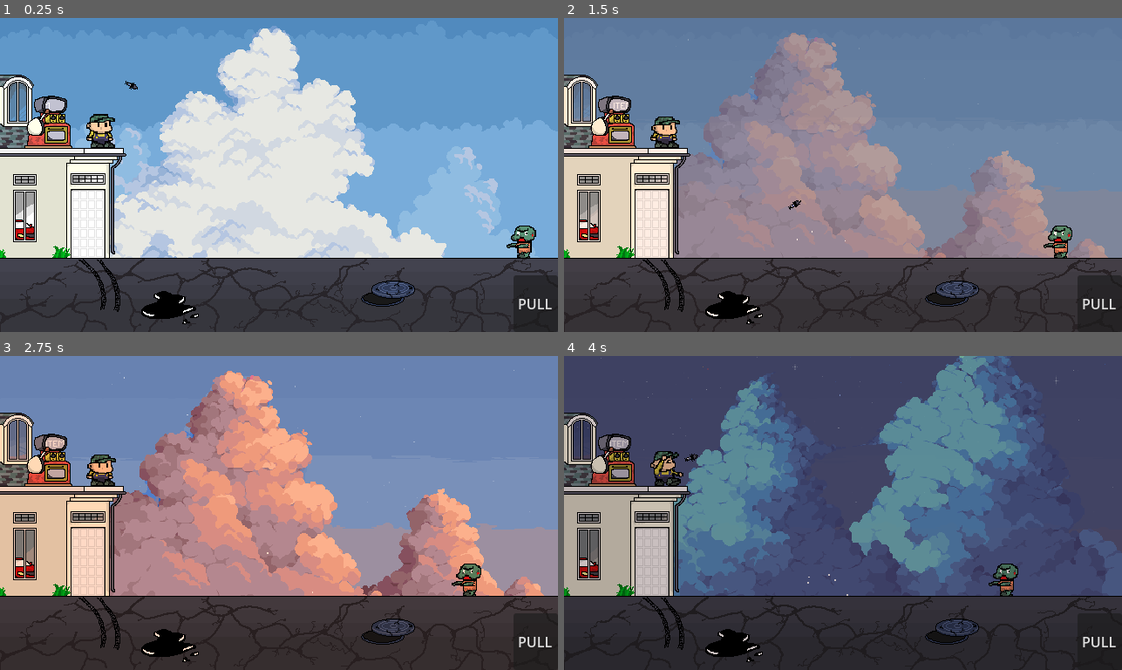
Above: before the commit, frames 1-4 (two rows, left to right).
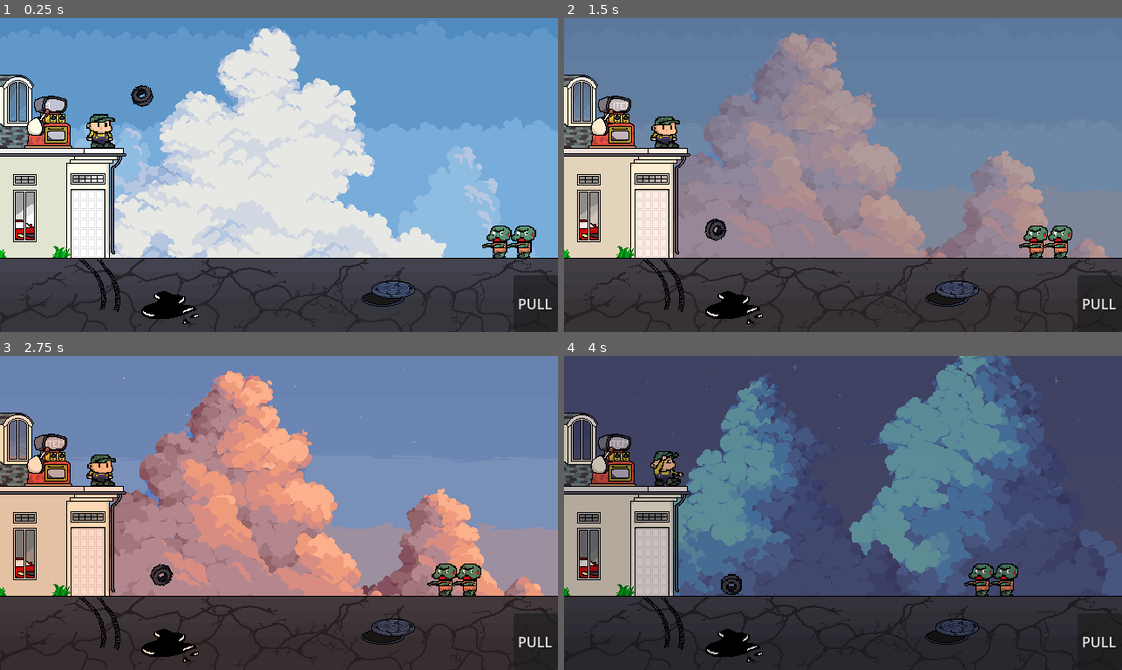
Above: after the commit, the same moments.

Repository: RayhanSP/gamedev-solo
Game: Godot game, scene res://scenes/main.tscn
Same seed, same stepped clock (60 frames per second), same inputs: the game is played once before the commit and once after it.
Inputs:
- Up to frame 1 (0.25 s): no input
- Up to frame 2 (1.5 s): tap Enter (ui_accept) at 0.5, 0.77 s; hold Right (ui_right) from 0.53 s (still down)
- Up to frame 3 (2.75 s): tap Enter (ui_accept) at 1.52 s; release Right (ui_right) at 2.03 s
- Up to frame 4 (4 s): hold Right (ui_right) from 2.78 s (still down); tap Enter (ui_accept) at 3.02, 3.77 s

The runs differ from the first frame. In frame 1, 0.6% of the frame differs, in the area x 22-92%, y 20-77%; in frame 2, 0.6%; in frame 3, 0.5%; in frame 4, 0.6%, in the area x 21-78%, y 31-77%.

Commit message:
feat: implemented item ban

Diff:
--- a/scenes/item_ban.tscn
+++ b/scenes/item_ban.tscn
@@ -8,18 +8,20 @@
 bounce = 0.7
 
 [sub_resource type="CircleShape2D" id="CircleShape2D_1xstn"]
-radius = 9.0
+radius = 13.0
 
 [sub_resource type="CircleShape2D" id="CircleShape2D_t1aq5"]
-radius = 9.0
+radius = 13.0
 
 [node name="ItemBan" type="RigidBody2D" unique_id=1733318441]
+z_index = 2
 collision_layer = 4
 mass = 2.0
 physics_material_override = SubResource("PhysicsMaterial_o130e")
 script = ExtResource("1_t1aq5")
 
 [node name="Sprite2D" type="Sprite2D" parent="." unique_id=538385625]
+scale = Vector2(1.5, 1.5)
 texture = ExtResource("1_1xstn")
 
 [node name="CollisionShape2D" type="CollisionShape2D" parent="." unique_id=1471682228]
--- a/scenes/item_busi.tscn
+++ b/scenes/item_busi.tscn
@@ -8,6 +8,7 @@
 height = 18.0
 
 [node name="ItemBusi" type="RigidBody2D" unique_id=1146298023]
+z_index = 2
 collision_layer = 4
 contact_monitor = true
 max_contacts_reported = 1
--- a/scenes/main.tscn
+++ b/scenes/main.tscn
@@ -23,7 +23,9 @@
 [ext_resource type="Texture2D" uid="uid://y4arpffl8mom" path="res://assets/background/house_evening.png" id="17_y6deb"]
 [ext_resource type="Texture2D" uid="uid://cca6gnyfnuobm" path="res://assets/background/house_night.png" id="18_og1vs"]
 [ext_resource type="Texture2D" uid="uid://c3hdhg2mnmhrt" path="res://assets/background/house_midnight.png" id="19_2wyq8"]
+[ext_resource type="PackedScene" uid="uid://b7ojs4mc60y5j" path="res://scenes/item_metal_gear.tscn" id="24_2wyq8"]
 [ext_resource type="PackedScene" uid="uid://cxt0ibblim5iq" path="res://scenes/vending_machine.tscn" id="24_y6deb"]
+[ext_resource type="PackedScene" uid="uid://cxxs7pcsc4ei4" path="res://scenes/item_ban.tscn" id="25_og1vs"]
 
 [sub_resource type="RectangleShape2D" id="RectangleShape2D_sgp6g"]
 size = Vector2(20, 17.552002)
@@ -134,7 +136,6 @@
 offset = Vector2(0, -60)
 
 [node name="HouseLayers" type="Node2D" parent="." unique_id=1618022668]
-z_index = 10
 
 [node name="HouseDay" type="Sprite2D" parent="HouseLayers" unique_id=300407247]
 texture = ExtResource("16_pm3ni")
@@ -162,20 +163,25 @@
 shape = SubResource("RectangleShape2D_sgp6g")
 
 [node name="Player" parent="." unique_id=1612350967 instance=ExtResource("1_o5qli")]
-z_index = 20
 position = Vector2(118, 129)
 scale = Vector2(1.25, 1.25)
 script = ExtResource("2_sugp2")
+ammo_list = Array[PackedScene]([ExtResource("3_jyhfs"), ExtResource("25_og1vs"), ExtResource("24_2wyq8")])
 projectile_scene = ExtResource("3_jyhfs")
 
 [node name="Zombie" parent="." unique_id=1707422033 instance=ExtResource("4_jyhfs")]
-z_index = 20
+z_index = 1
 position = Vector2(606, 255)
 scale = Vector2(1.25, 1.25)
 
+[node name="Zombie2" parent="." unique_id=136789594 instance=ExtResource("4_jyhfs")]
+z_index = 1
+position = Vector2(578, 255)
+scale = Vector2(1.25, 1.25)
+
 [node name="VendingMachine" parent="." unique_id=1202862248 instance=ExtResource("24_y6deb")]
-z_index = 20
+z_index = 1
 position = Vector2(57, 118)
 
-[node name="ItemBusi" parent="." unique_id=1146298023 instance=ExtResource("3_jyhfs")]
-position = Vector2(151, 49)
+[node name="ItemBan" parent="." unique_id=1733318441 instance=ExtResource("25_og1vs")]
+position = Vector2(163, 61)
--- a/scripts/item_ban.gd
+++ b/scripts/item_ban.gd
@@ -3,30 +3,45 @@
 @onready var hit_box = $Hitbox
 
 var is_destroyed = false
-var damage = 2 # Damage lebih sakit dari busi!
+var damage = 2
+var no_bounce_timer: float = 0.0
+var hit_zombies: Array = [] # Daftar zombie yang sudah kena hit oleh ban ini
 
 func _ready():
-	# Biar bannya muter natural pas dilempar
+	# Ban di depan zombie secara visual
+	z_index = 1
 	angular_velocity = randf_range(-15, 15)
-
-	# Hubungkan sinyal hitbox ke fungsi deteksi zombi
 	hit_box.body_entered.connect(_on_hitbox_body_entered)
 
-	# Timer pembersih: Ban hilang otomatis 5 detik setelah dilempar biar game gak ngelag
-	var cleanup_timer = get_tree().create_timer(5.0)
-	cleanup_timer.timeout.connect(destroy_item)
+func _physics_process(delta):
+	if is_destroyed: return
+
+	# Hilangkan ban kalau sudah tidak mantul selama 1 detik
+	if abs(linear_velocity.y) < 10.0:
+		no_bounce_timer += delta
+		if no_bounce_timer >= 1.0:
+			queue_free()
+	else:
+		no_bounce_timer = 0.0
 
 func _on_hitbox_body_entered(body):
 	if is_destroyed: return
 
-	# Karena Hitbox Mask-nya cuma ngecek Layer 2 (Zombi), yg masuk sini pasti zombi
-	if body.has_method("take_damage"):
+	# Cek apakah yang ditabrak adalah zombie dan BELUM pernah kena hit oleh ban ini
+	if body.has_method("take_damage") and not body in hit_zombies:
 		print(">> Ban menghantam Zombie!")
+
+		# Masukkan zombie ini ke daftar 'sudah kena hit'
+		hit_zombies.append(body)
+
+		# Berikan Damage
 		body.take_damage(damage)
 
-		# Ban GAK hancur pas kena zombi, biar dia tembus dan lanjut mantul ke belakang!
-		# Tapi sensornya kita matiin biar gak ngasih damage berkali-kali ke zombi yg sama
-		hit_box.set_deferred("monitoring", false)
+		# Berikan Knockback (Kita naikkan angkanya jadi 500 biar kerasa mentalnya)
+		if body.has_method("apply_knockback"):
+			body.apply_knockback(150.0)
+
+		# JANGAN matikan monitoring, biar bisa kena zombie berikutnya!
 
 func destroy_item():
 	if is_destroyed: return
--- a/scripts/item_busi.gd
+++ b/scripts/item_busi.gd
@@ -44,15 +44,14 @@
 func shatter_and_destroy():
 	is_destroyed = true
 
-	freeze = true
+	# BIKIN AMAN DARI ERROR: Pakai set_deferred untuk semua perubahan status fisika
+	set_deferred("freeze", true)
 	hit_box.set_deferred("monitoring", false)
 
 	sprite.visible = false
 
 	if particles:
-		# BIKIN REALISTIS: Paksa rotasi partikel sejajar sama dunia nyata (layar), bukan ngikutin busi
 		particles.global_rotation = 0
-
 		particles.emitting = true
 		await get_tree().create_timer(particles.lifetime).timeout
 
